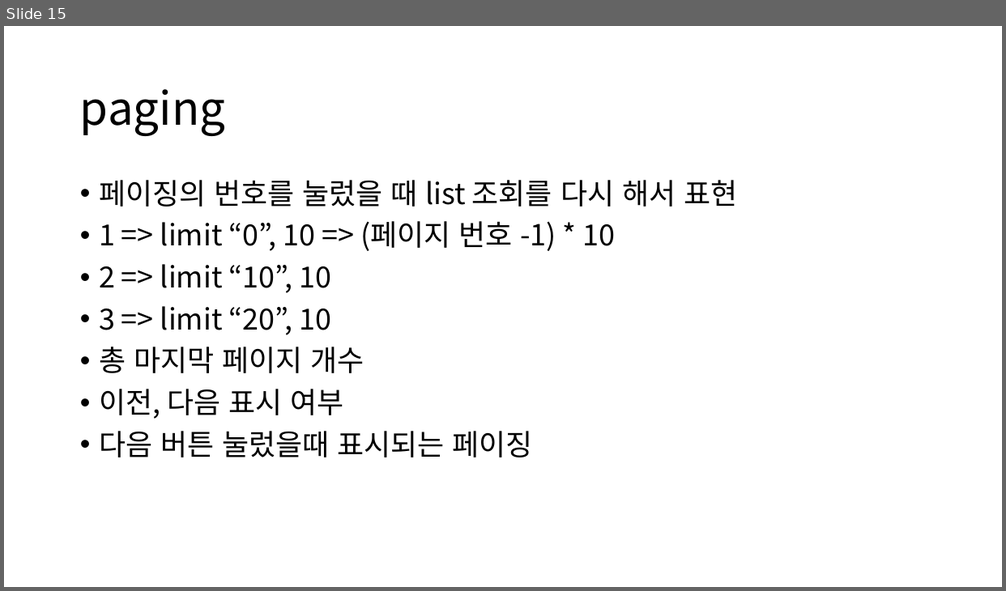
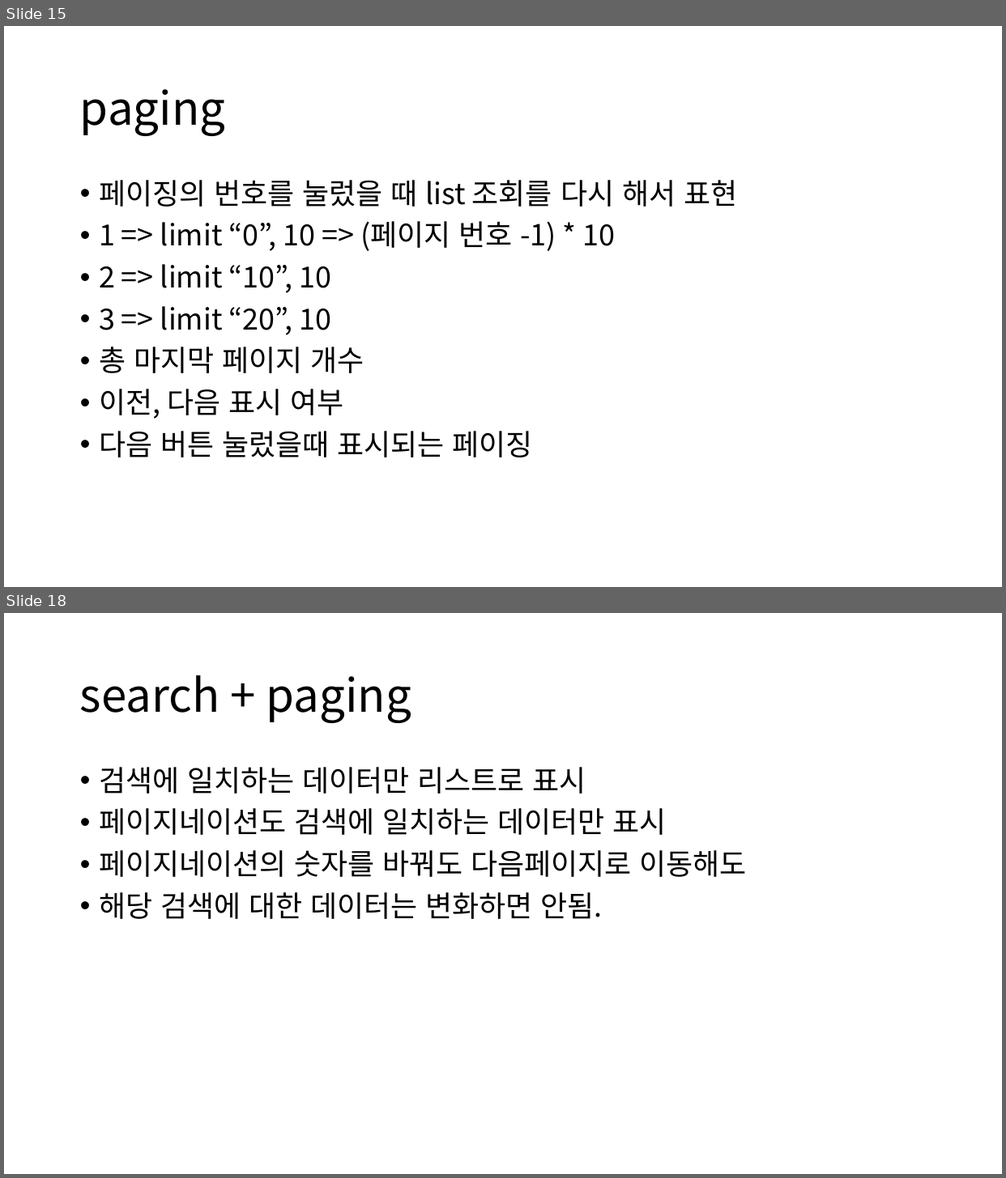
Before and after one commit to kimmustard/ezenBoradMember, a slide deck: Servlet게시판만들기.pptx. Shown one above the other, each under a label of ours: slide 15 before the commit, slides 15 and 18 after it; the slides between them are not shown. The pictures are 1006x591 and 1006x1178 pixels, drawn with LibreOffice and Linux fonts; fonts in the diff are those of the drawing. Boxes give left, top, right and bottom in pixels: in the first picture for what was removed or moved away, otherwise in the second. Text is boxed around its words. In the diff, an @@ line names an element or a change of style, - is before the commit and + after.

```diff
--- a/Servlet게시판만들기.pptx
+++ b/Servlet게시판만들기.pptx
@@ slide 18 added at (4,613,1002,1174), background #FFFFFF @@
@@ title added at (80,675,412,723), 44 pt, text #000000 @@
+search + paging
@@ text added at (99,767,746,919), 28 pt, text #000000 @@
+• 검색에 일치하는 데이터만 리스트로 표시
+• 페이지네이션도 검색에 일치하는 데이터만 표시
+• 페이지네이션의 숫자를 바꿔도 다음페이지로 이동해도
+• 해당 검색에 대한 데이터는 변화하면 안됨.
```
Also in this commit, not shown: 3 other slides added, 1 other file.
